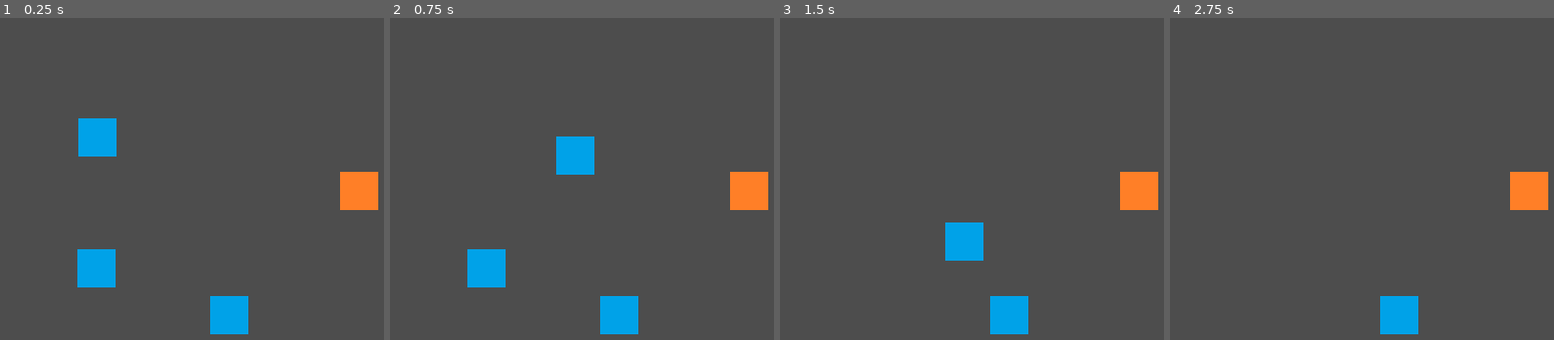
Above: before the commit, frames 1-4 (left to right).
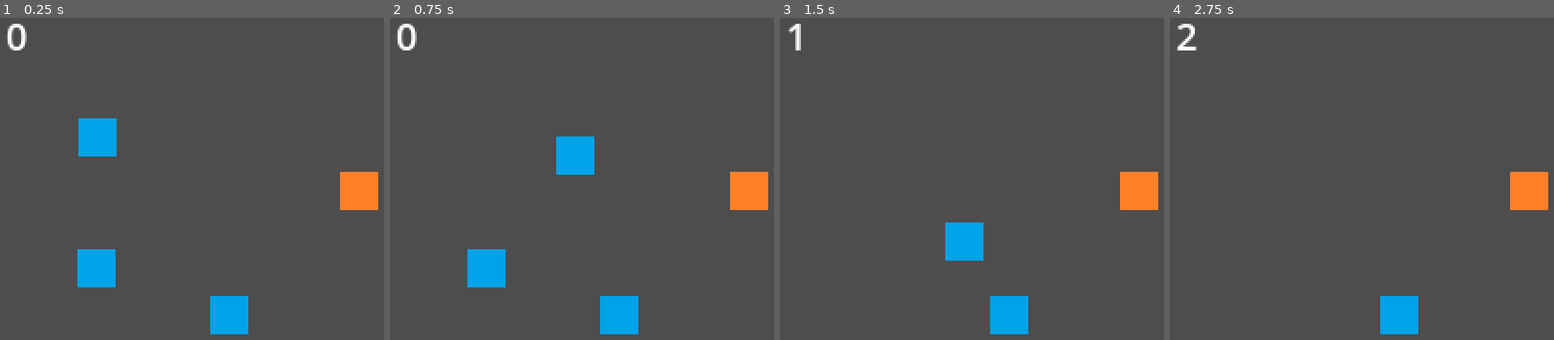
Above: after the commit, the same moments.

Repository: EricElMagenta/gamejammask2026
Game: Godot game, scene res://assets/Scenes/level_1.tscn
The game is run twice, just before and just after one commit, with the same random seed, the same clock (stepped at 60 frames per second) and the same inputs. This scene is started directly instead of the project's main scene.
Inputs (mouse positions are in pixels of both pictures, inside the frame that each line leads up to):
- Up to frame 1 (0.25 s): no input
- Up to frame 2 (0.75 s): tap Enter at 0.5 s; drag from (486, 137) to (750, 191) at 0.52 s
- Up to frame 3 (1.5 s): tap Space at 1.25 s; drag from (876, 269) to (1140, 191) at 1.27 s
- Up to frame 4 (2.75 s): tap Enter at 2 s; move the mouse to (1400, 314) at 2.02 s; click (1400, 314) at 2.17 s

The runs differ from the first frame. In frame 1, 0.3% of the frame differs, in the area x 1-7%, y 1-11%; in frame 2, 0.3%; in frame 3, 0.2%; in frame 4, 0.2%.

Commit message:
Contador UI Funcionando

Diff:
--- a/assets/Scenes/bolsa.gd
+++ b/assets/Scenes/bolsa.gd
@@ -1,7 +1,9 @@
 extends Area2D
 
+@export var label_contador: Label
 var contador_items := 0
+
 
 func agregar_item():
 	contador_items += 1
-	print("Items en la bolsa:", contador_items)
+	label_contador.text = str(contador_items)
--- a/assets/Scenes/level_1.tscn
+++ b/assets/Scenes/level_1.tscn
@@ -13,9 +13,10 @@
 
 [node name="Main" type="Node2D"]
 
-[node name="Bolsa" type="Area2D" parent="." groups=["bolsa"]]
+[node name="Bolsa" type="Area2D" parent="." node_paths=PackedStringArray("label_contador") groups=["bolsa"]]
 position = Vector2(316, 173)
 script = ExtResource("1_y0gvf")
+label_contador = NodePath("../CanvasLayer/Label")
 
 [node name="Sprite2D" type="Sprite2D" parent="Bolsa"]
 texture = ExtResource("1_ggigl")
@@ -55,6 +56,14 @@
 
 [node name="CanvasLayer" type="CanvasLayer" parent="."]
 
+[node name="Label" type="Label" parent="CanvasLayer"]
+offset_left = 20.0
+offset_top = 20.0
+offset_right = 158.0
+offset_bottom = 49.0
+scale = Vector2(2, 2)
+text = "0"
+
 [connection signal="area_entered" from="Item" to="Item" method="_on_area_entered"]
 [connection signal="area_entered" from="Item2" to="Item2" method="_on_area_entered"]
 [connection signal="area_entered" from="Item3" to="Item3" method="_on_area_entered"]
